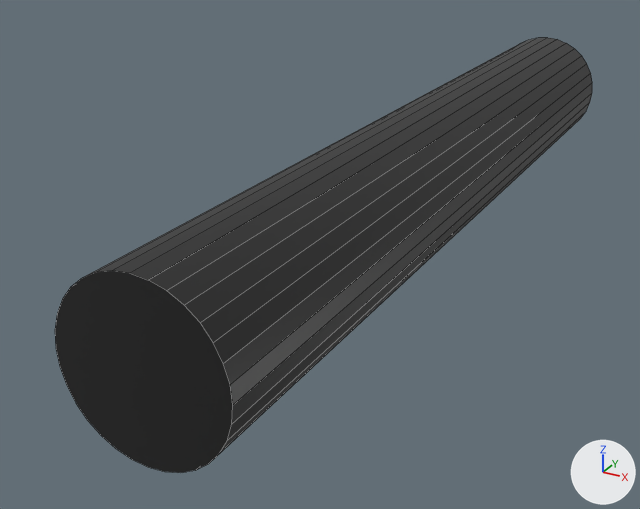
Before and after pictures for a commit that changed the OBJ model ADF/PhantomWithThread/high_res/Thread_008.OBJ.
Both versions are drawn from a 50 mm camera at (0.0087, -0.0216, 0.0077) aimed at (-0.002, -0.0021, -0.002). Arrows for +X, +Y and +Z are at lower right; the lights stay in place. Mesh edges are drawn as thin lines. Where no turn or scale is listed for an object, it has been applied to the vertices.

The older version as bpy lines, for what is in view:
```python
me_thread_008_cylinder_012 = bpy.data.meshes.new('Thread_008_Cylinder.012')
me_thread_008_cylinder_012.from_pydata(...)  # a 32-sided cylinder along y spanning x -0.0019..0.0019, y -0.0119..0.0119, z -0.0019..0.0019
me_thread_008_cylinder_012.materials.append(mat_thread)  # black #1f1f1f
ob_thread_008_cylinder_012 = bpy.data.objects.new('Thread_008_Cylinder.012', me_thread_008_cylinder_012)
ob_thread_008_cylinder_012.location = (0.0, 0.0, 0.0)
```
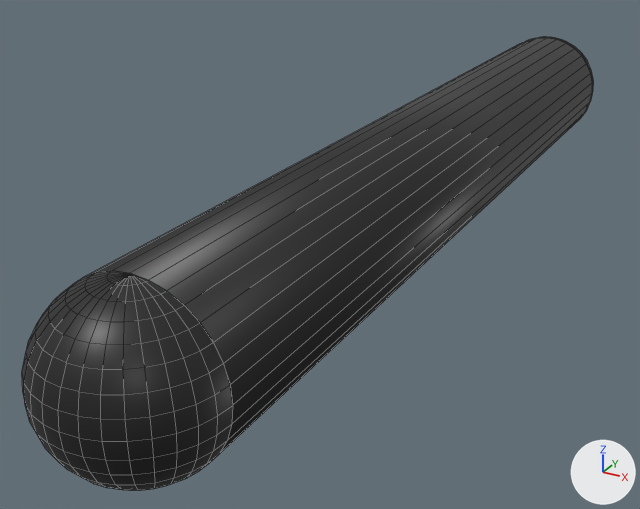
Location of each change, [x1, y1, x2, y2] in pixels of the pictures (640 x 509 px):
'Thread_008_Cylinder.012', reshaped (7% wider): before [55, 38, 592, 473]; after [22, 37, 594, 490]
part 1 of me_thread_008_cylinder_012, added (black): after [22, 271, 233, 490]
part 2 of me_thread_008_cylinder_012, added: after [534, 37, 594, 104]

Patch to the scene script:
```diff
--- a/ADF/PhantomWithThread/high_res/Thread_008.OBJ.py
+++ b/ADF/PhantomWithThread/high_res/Thread_008.OBJ.py
@@ me_thread_008_cylinder_012 @@
 # used by ob_thread_008_cylinder_012; location = (0.0, 0.0, 0.0)
-me_thread_008_cylinder_012.from_pydata(...)  # 64 vertices, 34 faces; spans x -0.0019..0.0019, y -0.0119..0.0119, z -0.0019..0.0019
+me_thread_008_cylinder_012.from_pydata(...)  # 578 vertices, 546 faces; spans x -0.0019..0.0019, y -0.0138..0.0138, z -0.0019..0.0019
+# me_thread_008_cylinder_012 part 1: a new loose piece of 257 vertices spanning x -0.0019..0.0019, y -0.0138..-0.0119, z -0.0019..0.0019, in mat_thread (black #1f1f1f)
+# me_thread_008_cylinder_012 part 2: a new loose piece of 257 vertices spanning x -0.0019..0.0019, y 0.0119..0.0138, z -0.0019..0.0019, in mat_thread (black #1f1f1f)
 me_thread_008_cylinder_012.materials.append(mat_thread)
```
